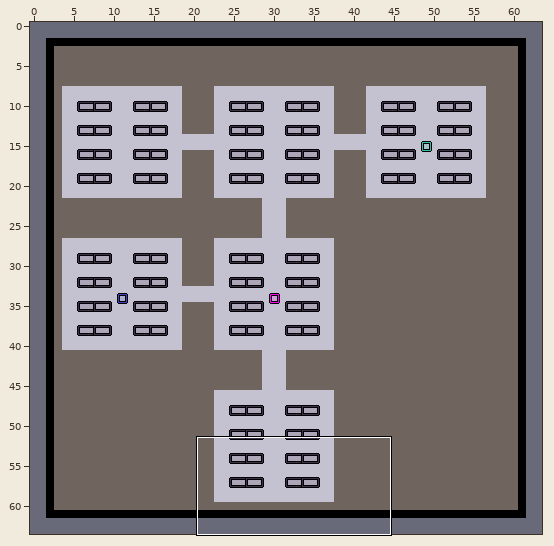
An edit to a level. LDtk project, assets/level.ldtk. Above, an overview of the earlier version with the close-up marked.
Close-up. Old version:
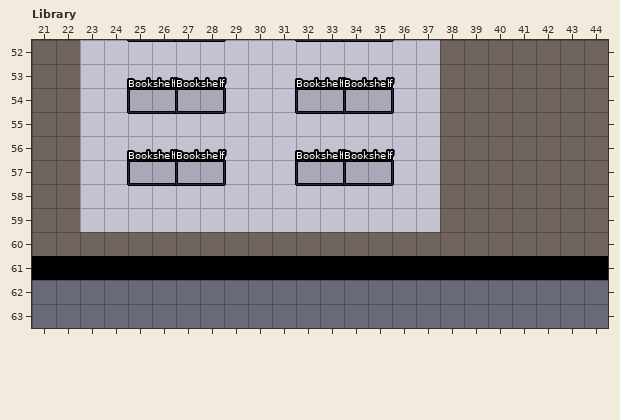
Cells are 16x16 px. Shown: Library x 21..44, y 52..63. The commit also changed other parts of the map, which this record leaves out. The old version is drawn lined up with the new one.
Once edited:
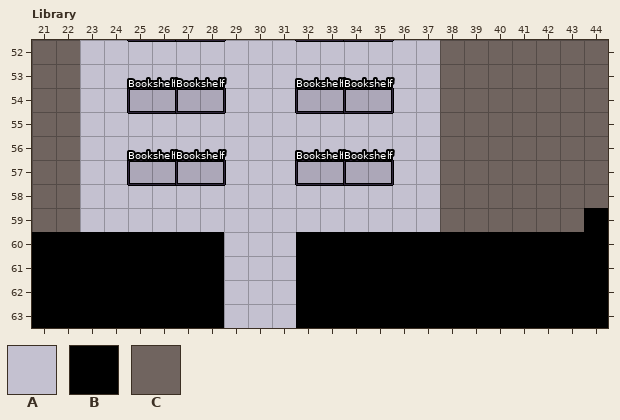
Key: from "Tiles": A 1 "StoneTile", B 2 "PermanentWall", C 3 "Wall".
_ is an empty cell, . an unchanged one.
Edits made:
map size 60x60 -> 64x64 cells (old content now starts at 2,2; both pictures use the new coordinates)
--- layer "Tiles"
@@ x 21..44 @@
-59 .......................C
-60 CCCCCCCCCCCCCCCCCCCCCCCC
-61 ........BBB.............
-62 ________________________
-63 ________________________
+59 .......................B
+60 BBBBBBBBAAABBBBBBBBBBBBB
+61 ........AAA.............
+62 BBBBBBBBAAABBBBBBBBBBBBB
+63 BBBBBBBBAAABBBBBBBBBBBBB
Where, in picture pixels (left, top, right, bottom), the same in both close-ups:
changed: (32, 208, 608, 328)
